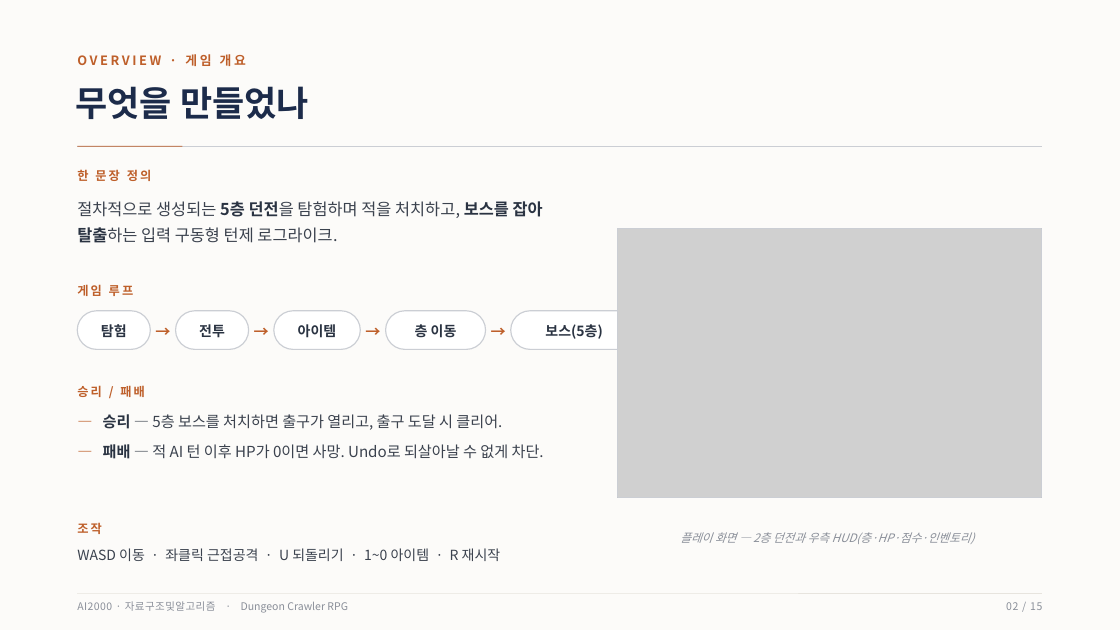
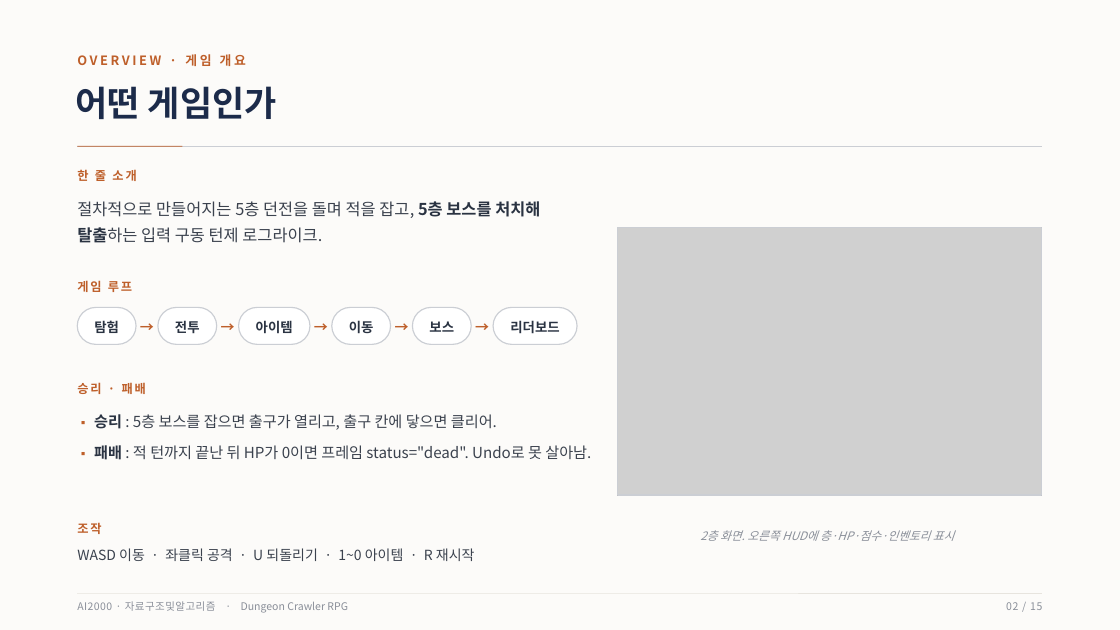
Before and after one commit to chcj5w0/DSA_Dungeon_Project, a slide deck: slide 2 of DSA_Project_평가발표.pptx. Drawn at 1120x630 pixels with LibreOffice and Linux fonts; fonts in the diff are those of the drawing; grey boxes stand for pictures. Boxes give left, top, right and bottom in pixels: in the first picture for what was removed or moved away, otherwise in the second. Text is boxed around its words. In the diff, an @@ line names an element or a change of style, - is before the commit and + after.

```diff
--- a/DSA_Project_평가발표.pptx
+++ b/DSA_Project_평가발표.pptx
@@ text at [76,86,277,119]: text changed @@
-무엇을 만들었나
+어떤 게임인가
@@ text at [77,167,136,184]: text changed @@
-한 문장 정의
+한 줄 소개
@@ text at [77,201,540,243]: text changed @@
-절차적으로 생성되는 5층 던전을 탐험하며 적을 처치하고, 보스를 잡아 탈출하는 입력 구동형 턴제 로그라이크.
+절차적으로 만들어지는 5층 던전을 돌며 적을 잡고, 5층 보스를 처치해 탈출하는 입력 구동 턴제 로그라이크.
@@ text "게임 루프" at [77,280,132,292]: letter spacing 1.8 to 1.6 pt @@
@@ rounded rectangle: place and size @@
-rounded rectangle at [77,311,150,350]
+rounded rectangle at [77,308,136,344]
@@ text "→": place and size @@
-text "→" at [150,311,176,350]
+text "→" at [136,308,158,344]
@@ text "전투": place and size @@
-text "전투" at [199,324,225,338]
+text "전투" at [175,320,200,334]
@@ rounded rectangle: place and size @@
-rounded rectangle at [176,311,249,350]
+rounded rectangle at [158,308,217,344]
@@ text "→": place and size @@
-text "→" at [249,311,274,350]
+text "→" at [217,308,239,344]
@@ size 12 to 11.5 pt in 3 elements at [94,320,119,333], [175,320,200,334], [256,320,293,334] @@
@@ text "아이템": place and size @@
-text "아이템" at [298,324,337,338]
+text "아이템" at [256,320,293,334]
@@ rounded rectangle: place and size @@
-rounded rectangle at [274,311,360,350]
+rounded rectangle at [239,308,310,344]
@@ text "→": place and size @@
-text "→" at [360,311,386,350]
+text "→" at [310,308,332,344]
@@ rounded rectangle: place and size @@
-rounded rectangle at [386,311,486,350]
+rounded rectangle at [332,308,391,344]
@@ text at [349,320,374,334]: text changed; size 12 to 11.5 pt @@
-층 이동
+이동
@@ size 13 to 12 pt in 4 elements at [136,308,158,344], [217,308,239,344], [310,308,332,344], [391,308,413,344] @@
@@ text "→": place and size @@
-text "→" at [486,311,511,350]
+text "→" at [391,308,413,344]
@@ rounded rectangle: place and size @@
-rounded rectangle at [511,311,638,350]
+rounded rectangle at [413,308,471,344]
@@ text at [429,321,454,332]: text changed; size 12 to 11.5 pt @@
-보스(5층)
+보스
@@ text added at [471,308,493,344], 12 pt, text #BE5F2A, bold @@
+→
@@ rounded rectangle added at [493,308,577,344], fill #FFFFFF, outline #CBCED4 1 pt @@
@@ text added at [510,320,559,334], 11.5 pt, text #2A3342, bold @@
+리더보드
@@ text at [77,382,146,394]: text changed @@
-승리 / 패배
+승리 · 패배
@@ text at [94,414,591,459]: text changed @@
-— 승리 — 5층 보스를 처치하면 출구가 열리고, 출구 도달 시 클리어.
-— 패배 — 적 AI 턴 이후 HP가 0이면 사망. Undo로 되살아날 수 없게 차단.
+▪ 승리 : 5층 보스를 잡으면 출구가 열리고, 출구 칸에 닿으면 클리어.
+▪ 패배 : 적 턴까지 끝난 뒤 HP가 0이면 프레임 status="dead". Undo로 못 살아남.
@@ text at [700,530,954,541]: text changed @@
-플레이 화면 — 2층 던전과 우측 HUD(층·HP·점수·인벤토리)
+2층 화면. 오른쪽 HUD에 층·HP·점수·인벤토리 표시
@@ text at [77,548,475,561]: text changed @@
-WASD 이동 · 좌클릭 근접공격 · U 되돌리기 · 1~0 아이템 · R 재시작
+WASD 이동 · 좌클릭 공격 · U 되돌리기 · 1~0 아이템 · R 재시작
```
Also in this commit, not shown: 14 other slides changed, 10 other files.
